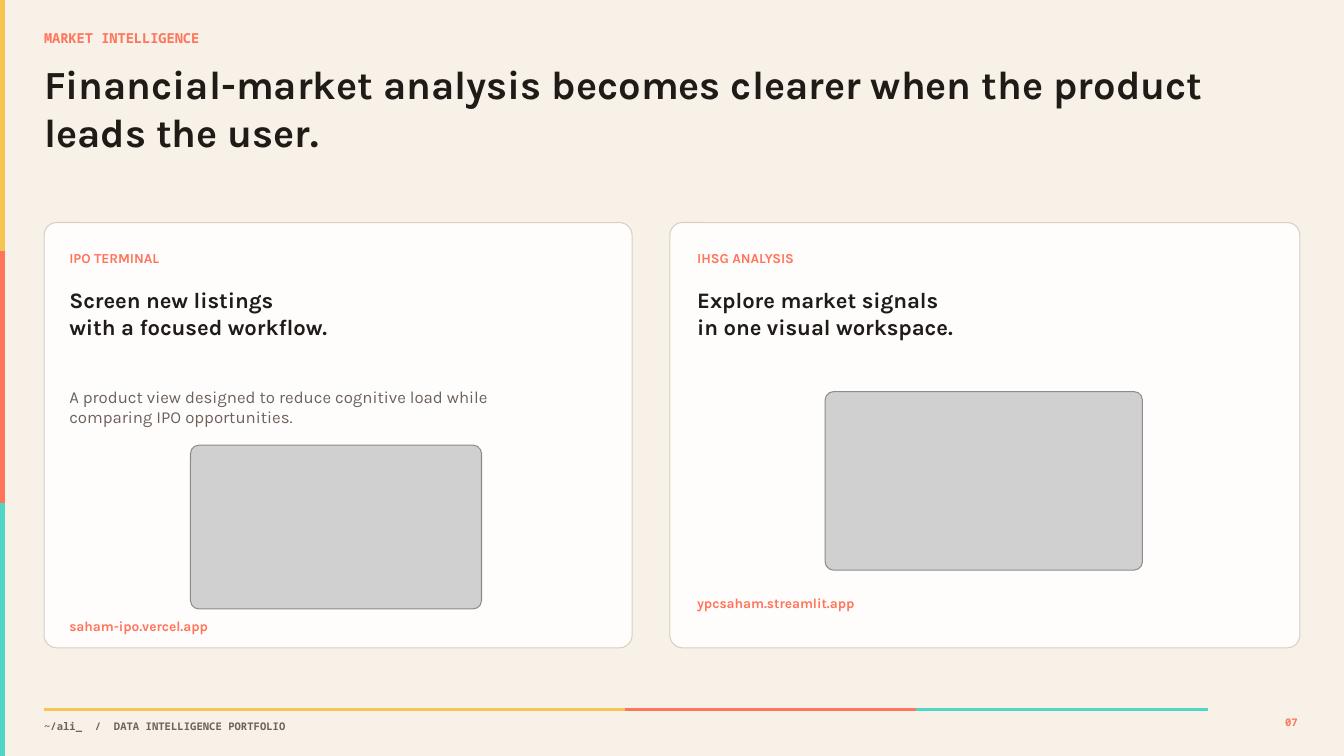
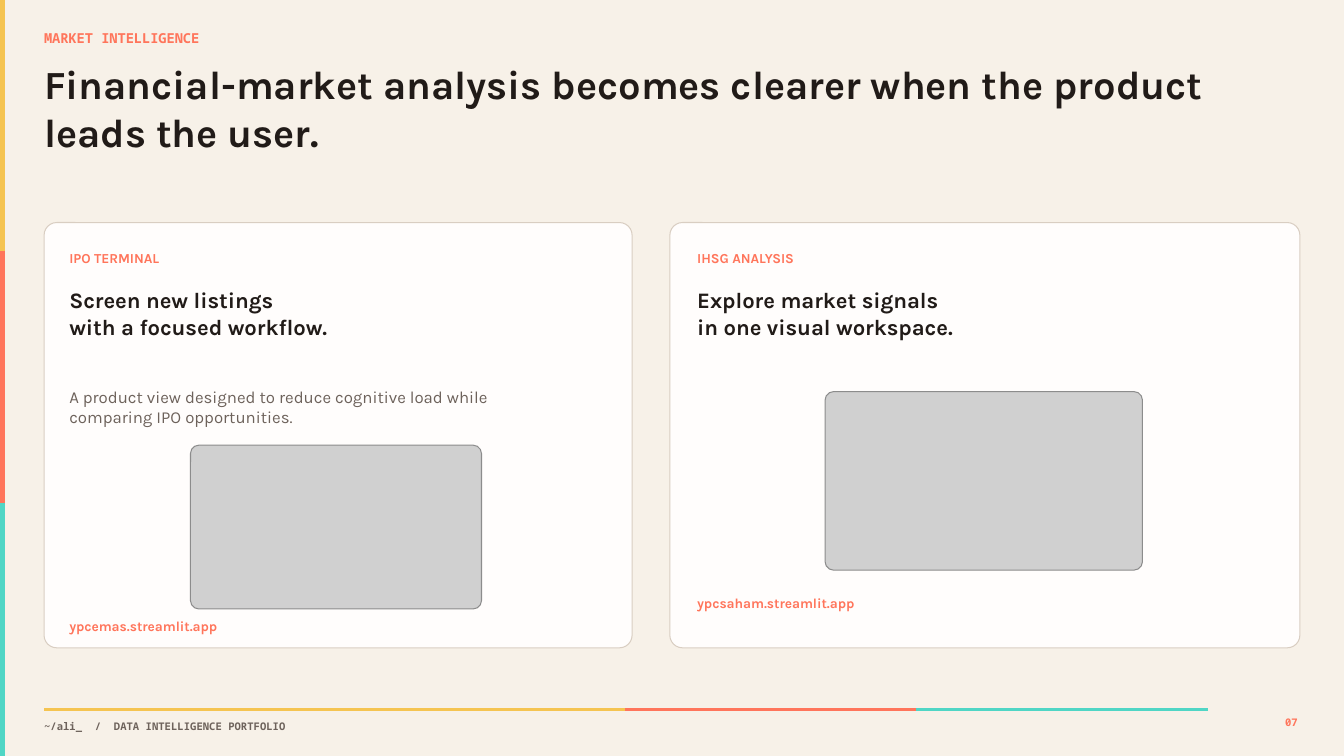
Before and after one commit to akbaralqahri/portofolio, a slide deck: slide 7 of outputs/Muhammad_Ali_Akbar_Al-Qahri_Portfolio_Minimal.pptx. Drawn at 1344x756 pixels with LibreOffice and Linux fonts; fonts in the diff are those of the drawing; grey boxes stand for pictures. Boxes give left, top, right and bottom in pixels: in the first picture for what was removed or moved away, otherwise in the second. Text is boxed around its words. In the diff, an @@ line names an element or a change of style, - is before the commit and + after.

```diff
--- a/outputs/Muhammad_Ali_Akbar_Al-Qahri_Portfolio_Minimal.pptx
+++ b/outputs/Muhammad_Ali_Akbar_Al-Qahri_Portfolio_Minimal.pptx
@@ text at (69, 621, 217, 635): text changed @@
-saham-ipo.vercel.app
+ypcemas.streamlit.app
```
Also in this commit, not shown: 3 other slides changed, 1 other file.
